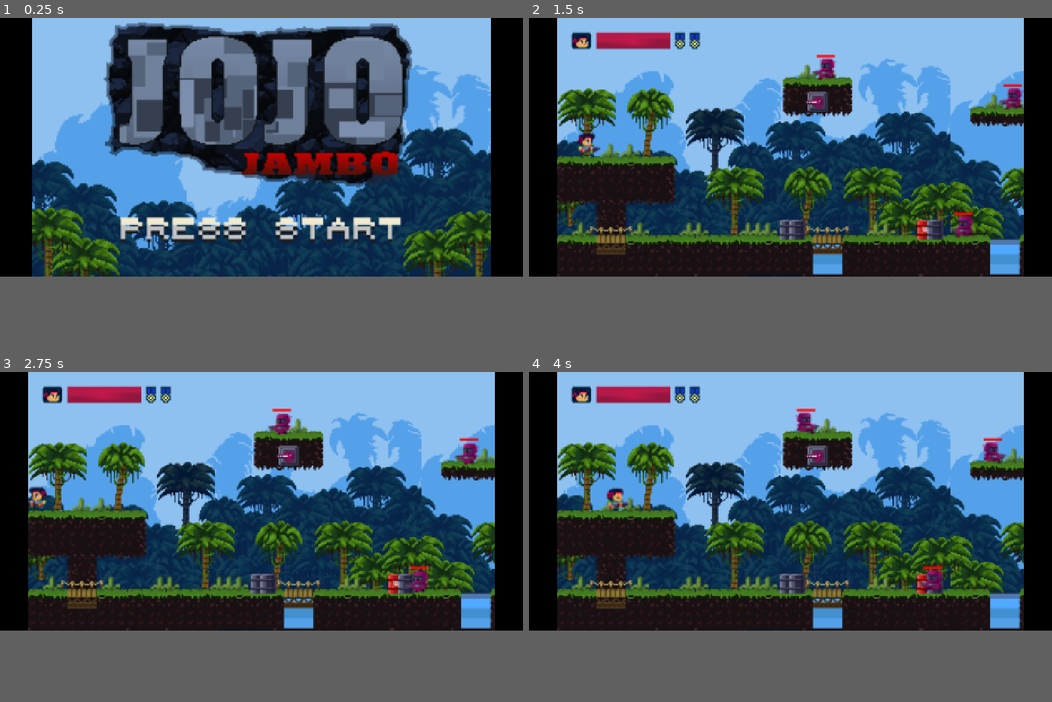
Above: before the commit, frames 1-4 (two rows, left to right).
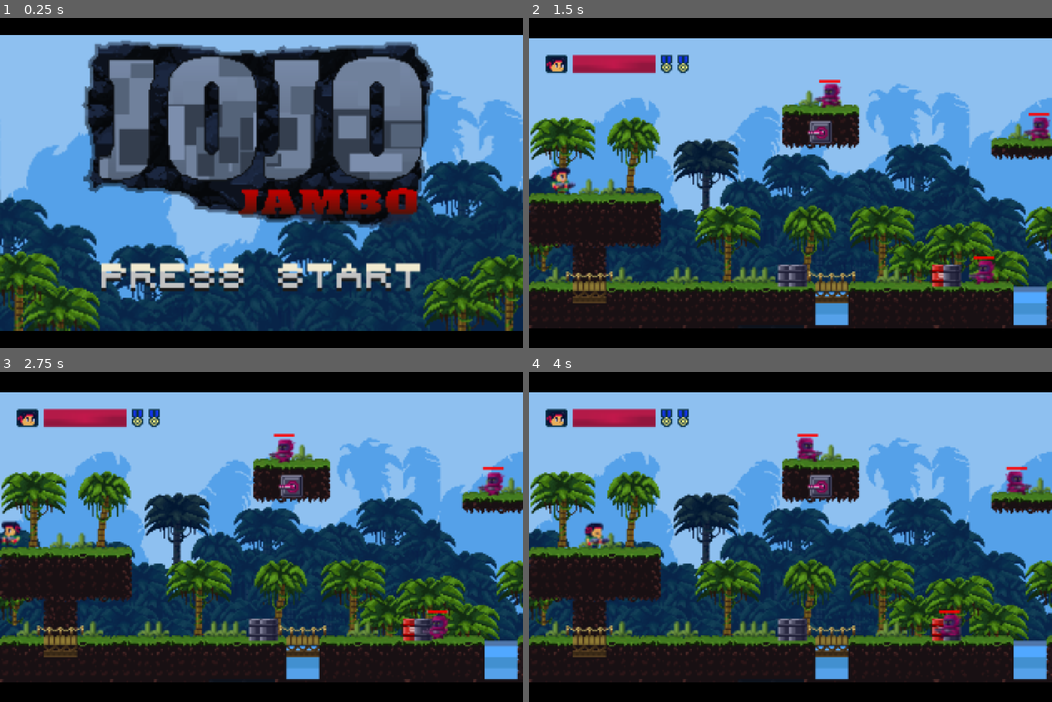
Above: after the commit, the same moments.

Repository: YugeCse/first-blood
Game: Godot game, scene res://scenes/tscns/splash_scene.tscn
The game is run twice, just before and just after one commit, with the same random seed, the same clock (stepped at 60 frames per second) and the same inputs. Sound files missing from this copy of the repository are replaced by a short silence.
Inputs (mouse positions are in pixels of both pictures, inside the frame that each line leads up to):
- Up to frame 1 (0.25 s): no input
- Up to frame 2 (1.5 s): tap Enter (ui_accept) at 0.5, 0.77 s; move the mouse to (905, 133) at 0.52 s; hold Right (ui_right) 0.53-1.25 s; click (905, 133) at 0.67 s; drag from (685, 159) to (790, 229) at 1.27 s
- Up to frame 3 (2.75 s): move the mouse to (313, 444) at 2.02 s; hold Left (ui_left) from 2.03 s (still down)
- Up to frame 4 (4 s): release Left (ui_left) at 2.75 s; drag from (764, 553) to (926, 583) at 2.77 s; move the mouse to (947, 540) at 3.52 s; hold Right (ui_right) from 3.53 s (still down); tap Enter (ui_accept) at 3.77 s
The window is 800x395 before the commit and 800x504 after it. Grey fills any space a smaller window leaves; there, only what the larger window draws over its background counts as a difference.

The runs differ from the first frame. In frame 1, 76% of the frame differs, in the area x 0-100%, y 0-95%; in frame 2, 63%; in frame 3, 63%; in frame 4, 63%.

Commit message:
#不知道更新了些什么

Diff:
--- a/project.godot
+++ b/project.godot
@@ -32,7 +32,7 @@
 [display]
 
 window/size/viewport_width=1460
-window/size/viewport_height=720
+window/size/viewport_height=920
 window/stretch/mode="viewport"
 window/stretch/aspect="expand"
 window/stretch/scale=3.0
--- a/sprites/scripts/grunt.gd
+++ b/sprites/scripts/grunt.gd
@@ -25,31 +25,33 @@
 var patrol_speed: float = 10.0
 
 ## 重力加速度
-@export_range(1.0, 1000)
+@export_range(9.8, 1000)
 var gravity_speed: float = 98.0
 
-## 是否被激活
-@export
-var is_active: bool
-
-## 巡逻路径
+## 是否被激活，默认：false
+@export
+var is_active: bool = false
+
+## 巡逻路径对西那个
 @export
 var patrol_path: Path2D
 
-## 路径跟随
+## 路径跟随对象
 @export
 var patrol_path_follow: PathFollow2D
 
 ## 被监视的玩家
 var spy_player: Player
 
+## 敌人的图像显示对象
 @export
 var sprite: AnimatedSprite2D
 
+## 敌人的基础碰撞矩形对象
 @export
 var collision_shape: CollisionShape2D
 
-## 射击定时器
+## 射击定时器对象
 @onready
 var shoot_timer: Timer = $ShootTimer
 
Not shown, added: docs/FirstBlood.apple-touch-icon.png.import
Not shown, added: docs/FirstBlood.icon.png.import
Not shown, added: docs/FirstBlood.png.import
Not shown, added: ReadMe.md
